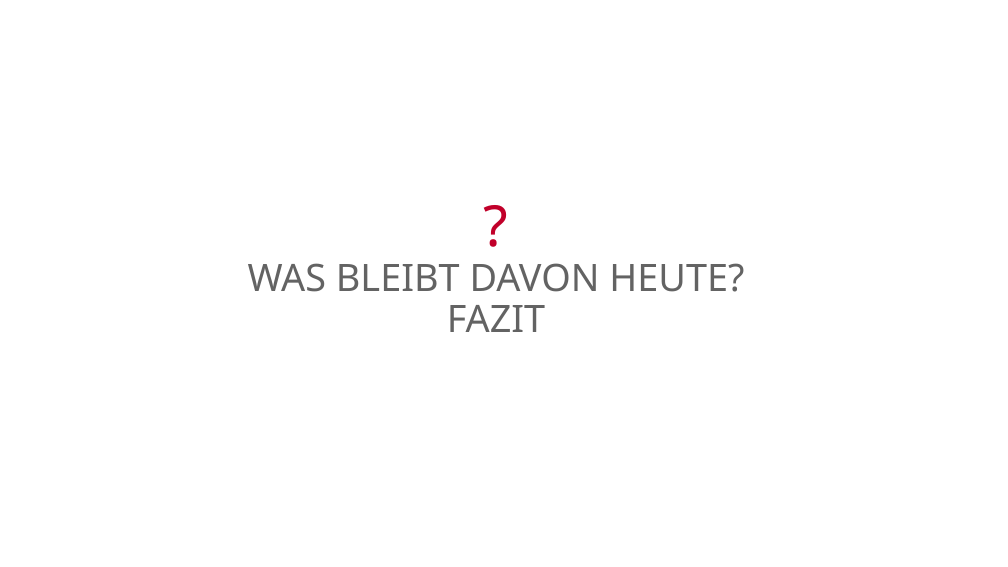
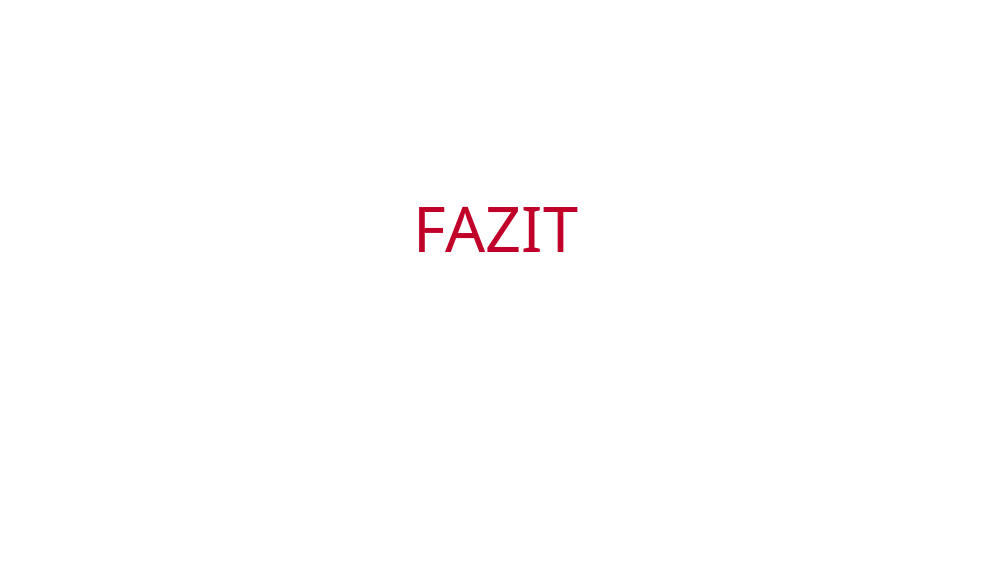
Before and after one commit to mawehl/BigData, a slide deck: slide 22 of CloudBurst_Wehle.pptx. Drawn at 1008x567 pixels with LibreOffice and Linux fonts; fonts in the diff are those of the drawing; background and template pictures are left out. Boxes give left, top, right and bottom in pixels: in the first picture for what was removed or moved away, otherwise in the second. Text is boxed around its words. In the diff, an @@ line names an element or a change of style, - is before the commit and + after.

```diff
--- a/CloudBurst_Wehle.pptx
+++ b/CloudBurst_Wehle.pptx
@@ title at [414, 206, 578, 252]: text changed; size 36 to 60 pt; text colour #636363 to #C1002A @@
-?
-WAS BLEIBT DAVON HEUTE?
-FAZIT
+FAZIT
```
Also in this commit, not shown: 2 other slides changed, 1 slide added, 1 slide removed.
